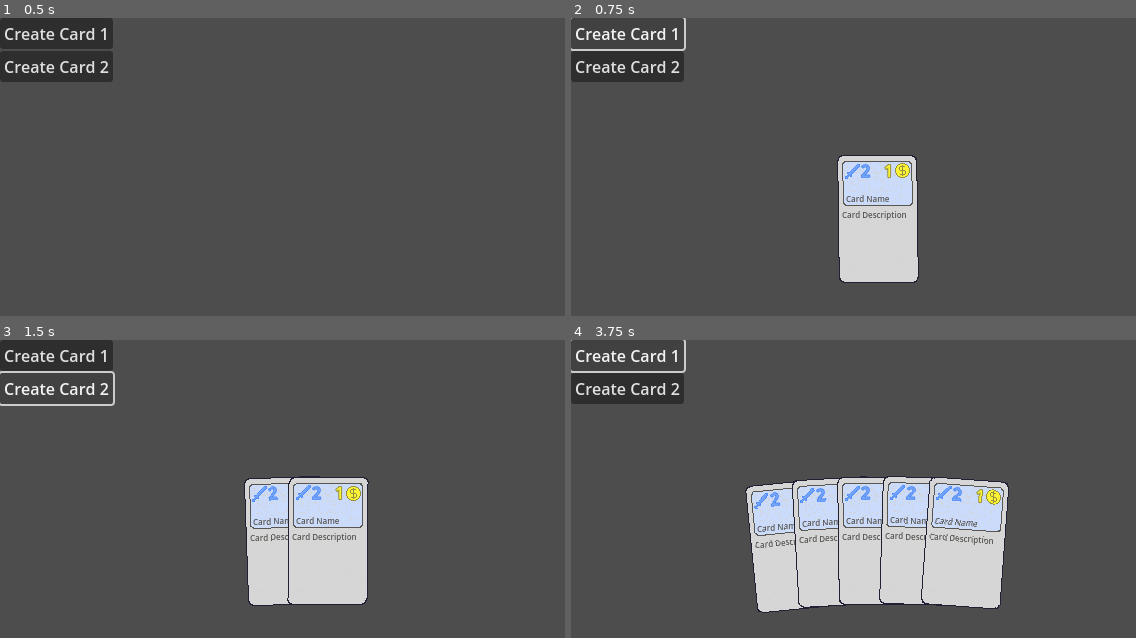
Above: before the commit, frames 1-4 (two rows, left to right).
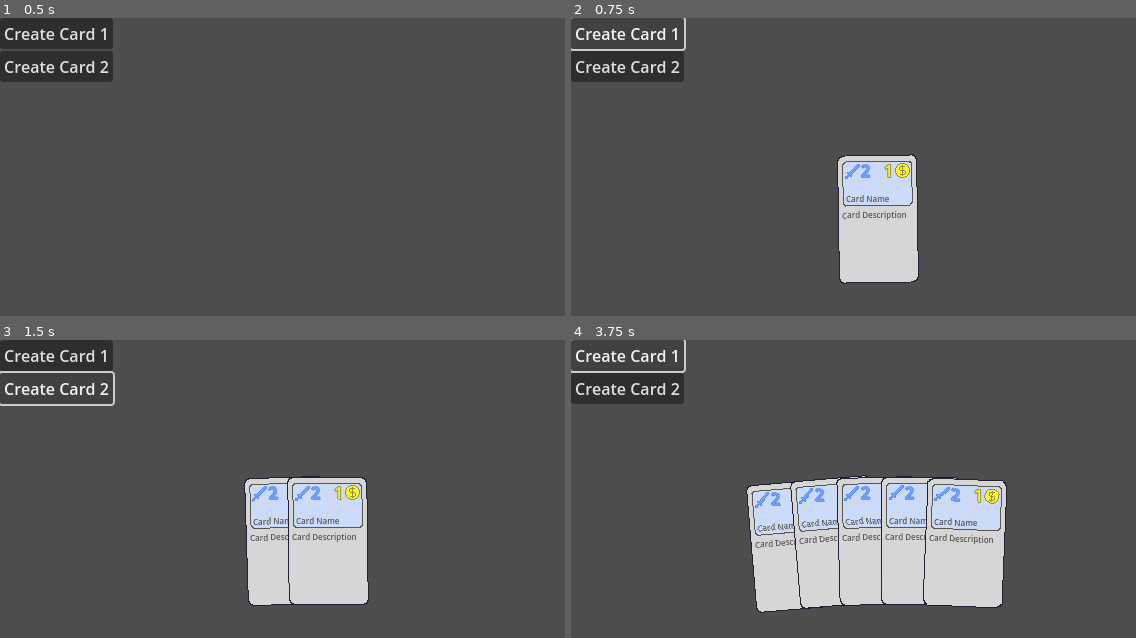
Above: after the commit, the same moments.

Repository: zcbntr/bucinum
Game: Godot game, scene res://scenes/deck_and_hand.tscn
The game is run twice, just before and just after one commit, with the same random seed, the same clock (stepped at 60 frames per second) and the same inputs.
Inputs:
- Up to frame 1 (0.5 s): no input
- Up to frame 2 (0.75 s): click "Create Card 1" at 0.5 s
- Up to frame 3 (1.5 s): click "Create Card 2" at 1.25 s
- Up to frame 4 (3.75 s): click "Create Card 1" at 2 s; click "Create Card 2" at 2.75 s; click "Create Card 1" at 3.5 s

Frame 1 is identical in both runs. In frame 2, 0.1% of the frame differs, in the area x 47-62%, y 45-90%; in frame 3, 0.5%; in frame 4, 3.0%, in the area x 30-78%, y 45-92%.

Commit message:
Add minor card rotation variation

Diff:
--- a/scripts/hand.gd
+++ b/scripts/hand.gd
@@ -1,5 +1,7 @@
 @tool
 class_name Hand extends Node2D
+
+const ROT_VAR: int = 4
 
 @export var hand_radius: int = 1000
 # Cards only spread in 20 degree arc
@@ -32,8 +34,9 @@
 func reposition_cards():
 	var card_spread = min(angle_limit / hand.size(), max_card_spread_angle)
 	var current_angle = -(card_spread * hand.size() - 1) / 2 - 90
+
 	for card in hand:
-		_update_card_transform(card, current_angle)
+		_update_card_transform(card, current_angle )
 		current_angle += card_spread
 
 # Get the position of a card for a given angle
@@ -45,7 +48,10 @@
 
 func _update_card_transform(card: Card, _angle_in_deg: float):
 	card.set_position(get_card_position(_angle_in_deg))
-	card.set_rotation(deg_to_rad(_angle_in_deg + 90))
+
+	#	Add some random variantion
+	var rng = RandomNumberGenerator.new()
+	card.set_rotation(deg_to_rad(_angle_in_deg + 90 + rng.randf_range(-0.5 * ROT_VAR, 0.5 * ROT_VAR)))
 
 func _handle_card_touched(_card: Card) -> void:
 	cards_touched.push_back(_card)
